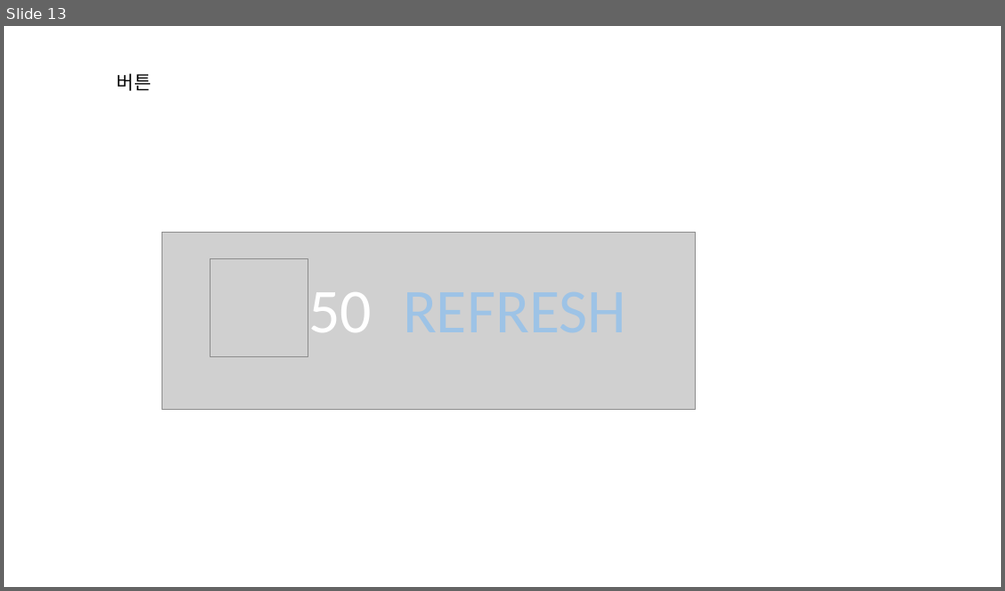
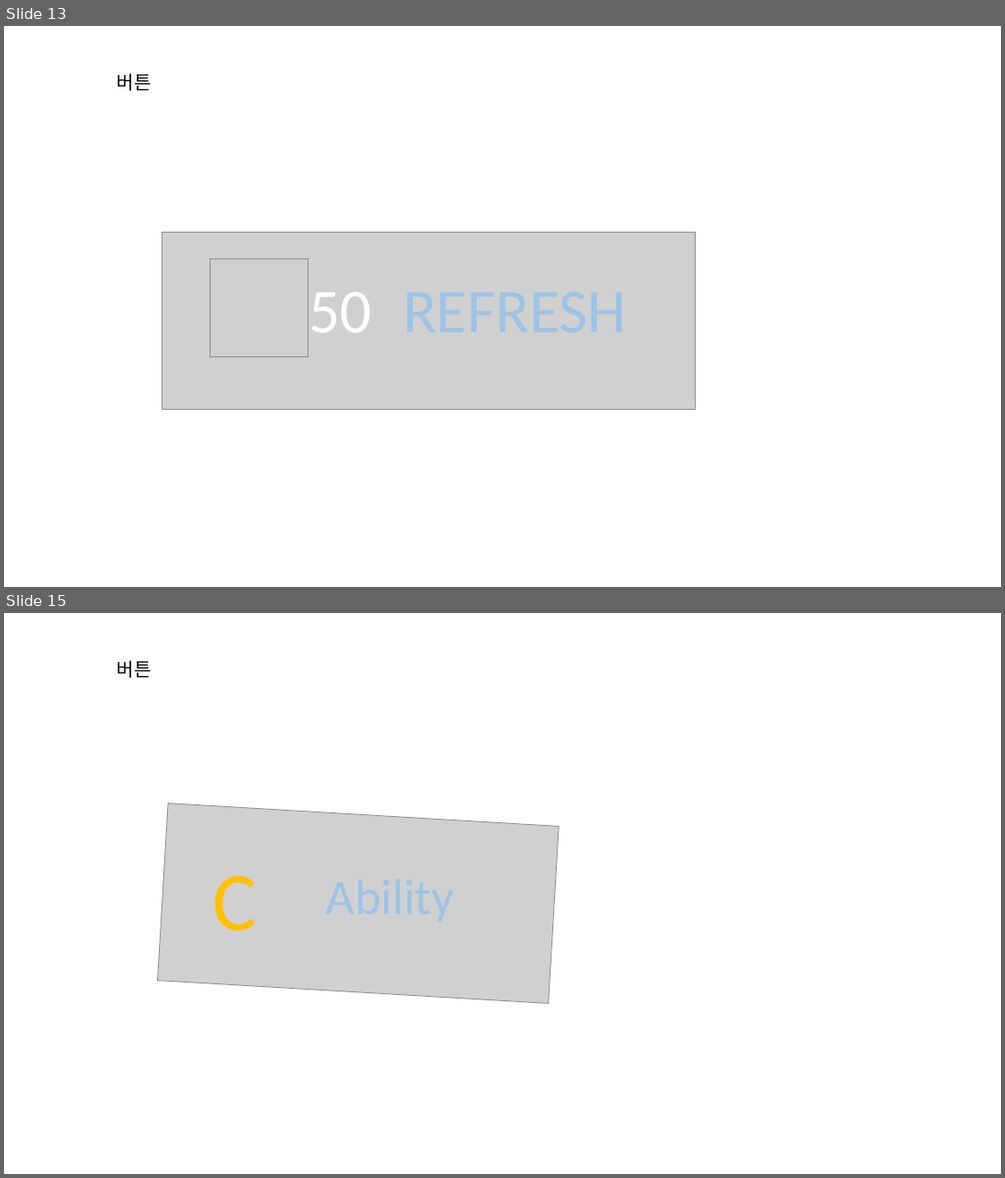
Before and after one commit to grootnam/PROJECT-SS, a slide deck: ui_design/ui_design.pptx. Shown one above the other, each under a label of ours: slide 13 before the commit, slides 13 and 15 after it; the slides between them are not shown. The pictures are 1005x591 and 1005x1178 pixels, drawn with LibreOffice and Linux fonts; fonts in the diff are those of the drawing; grey boxes stand for pictures. Boxes give left, top, right and bottom in pixels: in the first picture for what was removed or moved away, otherwise in the second. Text is boxed around its words. In the diff, an @@ line names an element or a change of style, - is before the commit and + after.

```diff
--- a/ui_design/ui_design.pptx
+++ b/ui_design/ui_design.pptx
@@ slide 15 added at box(4, 613, 1001, 1174), background #FFFFFF @@
@@ text added at box(117, 660, 152, 678), 18 pt, text #000000 @@
+버튼
@@ picture added at box(158, 803, 559, 1004) @@
@@ text added at box(213, 876, 258, 931), 80 pt, text #FFC000 @@
+C
```
Also in this commit, not shown: 5 other slides added, 28 other files.
